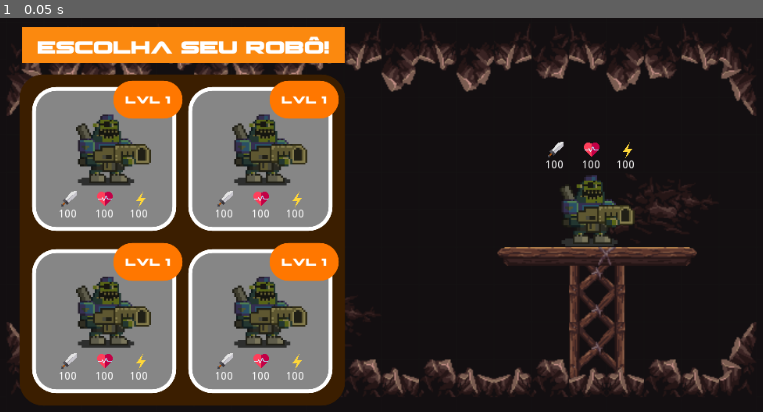
Above: before the commit, frame 1.
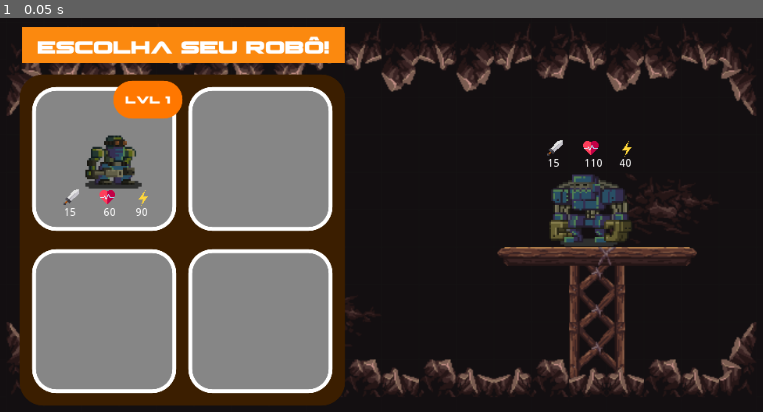
Above: after the commit, the same moment.

Repository: brunohlippert/MechaBots
Game: Godot game, scene res://Scenes/map/EnemyFoundScreen.tscn
Same seed, same stepped clock (60 frames per second), same inputs: the game is played once before the commit and once after it. This scene is started directly instead of the project's main scene.
Inputs:
- Up to frame 1 (0.05 s): no input

The runs differ from the first frame. In frame 1, 9.1% of the frame differs, in the area x 7-84%, y 15-92%.

Commit message:
feat: enemy found

Diff:
--- a/Scenes/characters/Robot.tscn
+++ b/Scenes/characters/Robot.tscn
@@ -1,12 +1,16 @@
-[gd_scene load_steps=6 format=2]
+[gd_scene load_steps=10 format=2]
 
 [ext_resource path="res://Scenes/characters/RobotLogic.gd" type="Script" id=1]
 [ext_resource path="res://assets/robots/cannon.png" type="Texture" id=2]
+[ext_resource path="res://Scenes/structures/bag/Stats.tscn" type="PackedScene" id=3]
+[ext_resource path="res://assets/robots/fighter.png" type="Texture" id=4]
+[ext_resource path="res://assets/robots/garry.png" type="Texture" id=5]
+[ext_resource path="res://assets/robots/stronk.png" type="Texture" id=6]
 
 [sub_resource type="Animation" id=2]
 length = 0.001
 tracks/0/type = "value"
-tracks/0/path = NodePath("RobotSprite:position")
+tracks/0/path = NodePath("sprites/cannon:position")
 tracks/0/interp = 1
 tracks/0/loop_wrap = true
 tracks/0/imported = false
@@ -35,7 +39,7 @@
 } ]
 }
 tracks/1/type = "value"
-tracks/1/path = NodePath("RobotSprite:position")
+tracks/1/path = NodePath("sprites/cannon:position")
 tracks/1/interp = 1
 tracks/1/loop_wrap = true
 tracks/1/imported = false
@@ -53,28 +57,50 @@
 [node name="Robot" type="KinematicBody2D"]
 script = ExtResource( 1 )
 
-[node name="Life" type="Label" parent="."]
-margin_left = -22.0
-margin_top = -66.0
-margin_right = 5.0
-margin_bottom = -52.0
-
 [node name="AnimationPlayer" type="AnimationPlayer" parent="."]
 anims/RESET = SubResource( 2 )
 anims/damage = SubResource( 3 )
 
 [node name="TurnArrow" type="Polygon2D" parent="."]
 visible = false
-position = Vector2( 0, -42 )
+position = Vector2( -8, -64 )
 color = Color( 0.156863, 1, 0.0117647, 1 )
 polygon = PoolVector2Array( -18, -69, -1, -39, 17, -69 )
-
-[node name="RobotSprite" type="Sprite" parent="."]
-modulate = Color( 0.556863, 0.556863, 0.556863, 1 )
-scale = Vector2( 0.598684, 0.598684 )
-texture = ExtResource( 2 )
 
 [node name="CollisionShape2D" type="CollisionShape2D" parent="."]
 visible = false
 position = Vector2( 1, 1 )
 shape = SubResource( 4 )
+
+[node name="Stats" parent="." instance=ExtResource( 3 )]
+visible = false
+position = Vector2( -8, -80 )
+
+[node name="sprites" type="Node2D" parent="."]
+
+[node name="fighter" type="Sprite" parent="sprites"]
+visible = false
+modulate = Color( 0.556863, 0.556863, 0.556863, 1 )
+position = Vector2( -1.90735e-06, -1.90735e-06 )
+scale = Vector2( 0.657895, 0.657895 )
+texture = ExtResource( 4 )
+
+[node name="cannon" type="Sprite" parent="sprites"]
+visible = false
+modulate = Color( 0.556863, 0.556863, 0.556863, 1 )
+scale = Vector2( 0.598684, 0.598684 )
+texture = ExtResource( 2 )
+
+[node name="garry" type="Sprite" parent="sprites"]
+visible = false
+modulate = Color( 0.556863, 0.556863, 0.556863, 1 )
+position = Vector2( 0, 16 )
+scale = Vector2( 0.607143, 0.607143 )
+texture = ExtResource( 5 )
+
+[node name="stronk" type="Sprite" parent="sprites"]
+visible = false
+modulate = Color( 0.556863, 0.556863, 0.556863, 1 )
+position = Vector2( -8, -3.8147e-06 )
+scale = Vector2( 0.605263, 0.605263 )
+texture = ExtResource( 6 )
--- a/Scenes/characters/RobotLogic.gd
+++ b/Scenes/characters/RobotLogic.gd
@@ -1,34 +1,36 @@
 extends KinematicBody2D
 
-var life
-var damage
-var currentLvl
-
-var levels := {
-	1: {
-		"life": 100,
-		"damage": 25
-	},
-	2: {
-		"life": 150,
-		"damage": 30
-	}
-}
+var currentLvl: int
+var isEnemy: bool
+var life: int
 
 var isGettingDamage := false
 var isMyTurn := false
 
 onready var animationPlayer := $AnimationPlayer
 onready var turnArrow := $TurnArrow
-onready var robotSprite = get_node("RobotSprite")
+onready var stats := $Stats
+
+var robotSprite
 
 func _ready() -> void:
 	turnArrow.visible = false
 
-func init(lvl: int):
-	damage = levels[lvl].damage
-	life = levels[lvl].life
-	$Life.text = str(life)
+func init(robot: String, lvl: int, statsVisible=false, _isEnemy=false):
+	var robotConfig = Robots.robots[robot]["lvls"][lvl]
+
+	isEnemy = _isEnemy
+	currentLvl = lvl
+	life = robotConfig["life"]
+
+	$Stats.setInitialStats(robotConfig)
+	robotSprite = get_node("sprites/"+robot)
+
+	if isEnemy:
+		robotSprite.set_flip_h(true)
+
+	robotSprite.visible = true
+	$Stats.visible = statsVisible
 
 func setMyTurn(value: bool):
 	isMyTurn = value
@@ -38,7 +40,6 @@
 	isGettingDamage = true;
 	animationPlayer.play("damage")
 	life -= dam
-	$Life.text = str(life)
 
 func finishGettingDamage():
 	isGettingDamage = false
--- a/Scenes/map/Batalha.gd
+++ b/Scenes/map/Batalha.gd
@@ -1,8 +1,8 @@
 extends Node2D
 
 func _ready() -> void:
-	$Robot.init($"/root/State".robotLevel)
-	$Enemy.init($"/root/State".robotLevel)
+	$Robot.init(State.robotLevel)
+	$Enemy.init(State.robotLevel)
 	$Robot.setMyTurn(true)
 
 func _on_Attack_pressed() -> void:
--- a/Scenes/map/Batalha.tscn
+++ b/Scenes/map/Batalha.tscn
@@ -1,11 +1,182 @@
-[gd_scene load_steps=7 format=2]
-
-[ext_resource path="res://Scenes/characters/Robot.tscn" type="PackedScene" id=1]
+[gd_scene load_steps=9 format=2]
+
+[ext_resource path="res://assets/sprites/battleSprites/background3.png" type="Texture" id=1]
 [ext_resource path="res://Scenes/map/Batalha.gd" type="Script" id=2]
-[ext_resource path="res://tiles/Battle.tscn" type="PackedScene" id=4]
-[ext_resource path="res://assets/sprites/battleSprites/background1.png" type="Texture" id=5]
-[ext_resource path="res://assets/sprites/battleSprites/background3.png" type="Texture" id=6]
-[ext_resource path="res://assets/sprites/battleSprites/background2.png" type="Texture" id=7]
+[ext_resource path="res://Scenes/characters/Robot.tscn" type="PackedScene" id=3]
+[ext_resource path="res://assets/sprites/battleSprites/mainlev_build.png" type="Texture" id=4]
+[ext_resource path="res://assets/sprites/battleSprites/background2.png" type="Texture" id=5]
+[ext_resource path="res://assets/sprites/battleSprites/background1.png" type="Texture" id=6]
+[ext_resource path="res://tiles/Battle.tscn" type="PackedScene" id=7]
+
+[sub_resource type="TileSet" id=1]
+1/name = "mainlev_build.png 1"
+1/texture = ExtResource( 4 )
+1/tex_offset = Vector2( 0, 0 )
+1/modulate = Color( 1, 1, 1, 1 )
+1/region = Rect2( 224, 368, 32, 32 )
+1/tile_mode = 0
+1/occluder_offset = Vector2( 0, 0 )
+1/navigation_offset = Vector2( 0, 0 )
+1/shape_offset = Vector2( 0, 0 )
+1/shape_transform = Transform2D( 1, 0, 0, 1, 0, 0 )
+1/shape_one_way = false
+1/shape_one_way_margin = 0.0
+1/shapes = [  ]
+1/z_index = 0
+4/name = "mainlev_build.png 4"
+4/texture = ExtResource( 4 )
+4/tex_offset = Vector2( 0, 0 )
+4/modulate = Color( 1, 1, 1, 1 )
+4/region = Rect2( 336, 368, 32, 32 )
+4/tile_mode = 0
+4/occluder_offset = Vector2( 0, 0 )
+4/navigation_offset = Vector2( 0, 0 )
+4/shape_offset = Vector2( 0, 0 )
+4/shape_transform = Transform2D( 1, 0, 0, 1, 0, 0 )
+4/shape_one_way = false
+4/shape_one_way_margin = 0.0
+4/shapes = [  ]
+4/z_index = 0
+5/name = "mainlev_build.png 5"
+5/texture = ExtResource( 4 )
+5/tex_offset = Vector2( 0, 0 )
+5/modulate = Color( 1, 1, 1, 1 )
+5/region = Rect2( 384, 368, 32, 32 )
+5/tile_mode = 0
+5/occluder_offset = Vector2( 0, 0 )
+5/navigation_offset = Vector2( 0, 0 )
+5/shape_offset = Vector2( 0, 0 )
+5/shape_transform = Transform2D( 1, 0, 0, 1, 0, 0 )
+5/shape_one_way = false
+5/shape_one_way_margin = 0.0
+5/shapes = [  ]
+5/z_index = 0
+6/name = "mainlev_build.png 6"
+6/texture = ExtResource( 4 )
+6/tex_offset = Vector2( 0, 0 )
+6/modulate = Color( 1, 1, 1, 1 )
+6/region = Rect2( 432, 368, 32, 32 )
+6/tile_mode = 0
+6/occluder_offset = Vector2( 0, 0 )
+6/navigation_offset = Vector2( 0, 0 )
+6/shape_offset = Vector2( 0, 0 )
+6/shape_transform = Transform2D( 1, 0, 0, 1, 0, 0 )
+6/shape_one_way = false
+6/shape_one_way_margin = 0.0
+6/shapes = [  ]
+6/z_index = 0
+7/name = "mainlev_build.png 7"
+7/texture = ExtResource( 4 )
+7/tex_offset = Vector2( 0, 0 )
+7/modulate = Color( 1, 1, 1, 1 )
+7/region = Rect2( 192, 368, 16, 32 )
+7/tile_mode = 0
+7/occluder_offset = Vector2( 0, 0 )
+7/navigation_offset = Vector2( 0, 0 )
+7/shape_offset = Vector2( 0, 0 )
+7/shape_transform = Transform2D( 1, 0, 0, 1, 0, 0 )
+7/shape_one_way = false
+7/shape_one_way_margin = 0.0
+7/shapes = [  ]
+7/z_index = 0
+8/name = "mainlev_build.png 8"
+8/texture = ExtResource( 4 )
+8/tex_offset = Vector2( 0, 0 )
+8/modulate = Color( 1, 1, 1, 1 )
+8/region = Rect2( 240, 496, 32, 32 )
+8/tile_mode = 0
+8/occluder_offset = Vector2( 0, 0 )
+8/navigation_offset = Vector2( 0, 0 )
+8/shape_offset = Vector2( 0, 0 )
+8/shape_transform = Transform2D( 1, 0, 0, 1, 0, 0 )
+8/shape_one_way = false
+8/shape_one_way_margin = 0.0
+8/shapes = [  ]
+8/z_index = 0
+9/name = "mainlev_build.png 9"
+9/texture = ExtResource( 4 )
+9/tex_offset = Vector2( 0, 0 )
+9/modulate = Color( 1, 1, 1, 1 )
+9/region = Rect2( 416, 496, 32, 32 )
+9/tile_mode = 0
+9/occluder_offset = Vector2( 0, 0 )
+9/navigation_offset = Vector2( 0, 0 )
+9/shape_offset = Vector2( 0, 0 )
+9/shape_transform = Transform2D( 1, 0, 0, 1, 0, 0 )
+9/shape_one_way = false
+9/shape_one_way_margin = 0.0
+9/shapes = [  ]
+9/z_index = 0
+10/name = "mainlev_build.png 10"
+10/texture = ExtResource( 4 )
+10/tex_offset = Vector2( 0, 0 )
+10/modulate = Color( 1, 1, 1, 1 )
+10/region = Rect2( 384, 496, 16, 32 )
+10/tile_mode = 0
+10/occluder_offset = Vector2( 0, 0 )
+10/navigation_offset = Vector2( 0, 0 )
+10/shape_offset = Vector2( 0, 0 )
+10/shape_transform = Transform2D( 1, 0, 0, 1, 0, 0 )
+10/shape_one_way = false
+10/shape_one_way_margin = 0.0
+10/shapes = [  ]
+10/z_index = 0
+11/name = "mainlev_build.png 11"
+11/texture = ExtResource( 4 )
+11/tex_offset = Vector2( 0, 0 )
+11/modulate = Color( 1, 1, 1, 1 )
+11/region = Rect2( 272, 32, 32, 32 )
+11/tile_mode = 0
+11/occluder_offset = Vector2( 0, 0 )
+11/navigation_offset = Vector2( 0, 0 )
+11/shape_offset = Vector2( 0, 0 )
+11/shape_transform = Transform2D( 1, 0, 0, 1, 0, 0 )
+11/shape_one_way = false
+11/shape_one_way_margin = 0.0
+11/shapes = [  ]
+11/z_index = 0
+12/name = "mainlev_build.png 12"
+12/texture = ExtResource( 4 )
+12/tex_offset = Vector2( 0, 0 )
+12/modulate = Color( 1, 1, 1, 1 )
+12/region = Rect2( 320, 16, 32, 32 )
+12/tile_mode = 0
+12/occluder_offset = Vector2( 0, 0 )
+12/navigation_offset = Vector2( 0, 0 )
+12/shape_offset = Vector2( 0, 0 )
+12/shape_transform = Transform2D( 1, 0, 0, 1, 0, 0 )
+12/shape_one_way = false
+12/shape_one_way_margin = 0.0
+12/shapes = [  ]
+12/z_index = 0
+13/name = "mainlev_build.png 13"
+13/texture = ExtResource( 4 )
+13/tex_offset = Vector2( 0, 0 )
+13/modulate = Color( 1, 1, 1, 1 )
+13/region = Rect2( 32, 32, 32, 32 )
+13/tile_mode = 0
+13/occluder_offset = Vector2( 0, 0 )
+13/navigation_offset = Vector2( 0, 0 )
+13/shape_offset = Vector2( 0, 0 )
+13/shape_transform = Transform2D( 1, 0, 0, 1, 0, 0 )
+13/shape_one_way = false
+13/shape_one_way_margin = 0.0
+13/shapes = [  ]
+13/z_index = 0
+14/name = "mainlev_build.png 14"
+14/texture = ExtResource( 4 )
+14/tex_offset = Vector2( 0, 0 )
+14/modulate = Color( 1, 1, 1, 1 )
+14/region = Rect2( 480, 368, 16, 32 )
+14/tile_mode = 0
+14/occluder_offset = Vector2( 0, 0 )
+14/navigation_offset = Vector2( 0, 0 )
+14/shape_offset = Vector2( 0, 0 )
+14/shape_transform = Transform2D( 1, 0, 0, 1, 0, 0 )
+14/shape_one_way = false
+14/shape_one_way_margin = 0.0
+14/shapes = [  ]
+14/z_index = 0
 
 [node name="Batalha" type="Node2D"]
 script = ExtResource( 2 )
@@ -19,35 +190,34 @@
 [node name="Background1" type="Sprite" parent="Background"]
 position = Vector2( 513, 244 )
 scale = Vector2( 1.07083, 1.0125 )
-texture = ExtResource( 5 )
+texture = ExtResource( 6 )
 
 [node name="Background2" type="Sprite" parent="Background"]
 position = Vector2( 513.5, 234 )
 scale = Vector2( 1.06354, 0.970833 )
-texture = ExtResource( 7 )
+texture = ExtResource( 5 )
 
 [node name="Background3" type="Sprite" parent="Background"]
 position = Vector2( 513.5, 235.5 )
 scale = Vector2( 1.06562, 0.985417 )
-texture = ExtResource( 6 )
-
-[node name="ChaoBatalha" parent="." instance=ExtResource( 4 )]
+texture = ExtResource( 1 )
+
+[node name="ChaoBatalha" parent="." instance=ExtResource( 7 )]
 scale = Vector2( 1.5, 1.5 )
+tile_set = SubResource( 1 )
 tile_data = PoolIntArray( 524288, 1, 0, 524289, 5, 0, 524290, 6, 0, 524291, 4, 0, 524292, 6, 0, 524293, 1, 0, 524294, 6 …(1528 unchanged characters)…
 
 [node name="Attack" type="Button" parent="."]
 anchor_top = -4.268
 anchor_bottom = -4.268
 margin_left = 41.0
-margin_top = 509.0
+margin_top = 3069.8
 margin_right = 224.0
-margin_bottom = 562.0
+margin_bottom = 3122.8
 text = "Atacar"
 
-[node name="Robot" parent="." instance=ExtResource( 1 )]
+[node name="Robot" parent="." instance=ExtResource( 3 )]
 position = Vector2( 218, 337 )
 
-[node name="Enemy" parent="." instance=ExtResource( 1 )]
+[node name="Enemy" parent="." instance=ExtResource( 3 )]
 position = Vector2( 849, 338 )
-
-[connection signal="pressed" from="Attack" to="." method="_on_Attack_pressed"]
--- /dev/null
+++ b/Scenes/map/EnemyFoundScreen.gd
@@ -0,0 +1,20 @@
+extends Node2D
+
+var rng = RandomNumberGenerator.new()
+
+var enemyLevel: int
+var enemyName: String
+
+func _ready():
+	rng.randomize()
+	pickRandomEnemy()
+
+func pickRandomEnemy():
+	if State.firstBattle:
+		enemyLevel = 1
+		enemyName = "stronk"
+	else:
+		enemyLevel = rng.randi_range(1, 3)
+		enemyName = Robots.robotsList[rng.randi_range(0, 3)]
+
+	$Enemy.init(enemyName, enemyLevel, true, true)
--- a/Scenes/map/EnemyFoundScreen.tscn
+++ b/Scenes/map/EnemyFoundScreen.tscn
@@ -2,7 +2,7 @@
 
 [ext_resource path="res://tiles/BrownCave.tscn" type="PackedScene" id=1]
 [ext_resource path="res://Scenes/characters/Robot.tscn" type="PackedScene" id=2]
-[ext_resource path="res://Scenes/structures/bag/Stats.tscn" type="PackedScene" id=3]
+[ext_resource path="res://Scenes/map/EnemyFoundScreen.gd" type="Script" id=3]
 [ext_resource path="res://Scenes/structures/bag/Bag.tscn" type="PackedScene" id=4]
 [ext_resource path="res://assets/PilotCommandExpanded-8MY4g.otf" type="DynamicFontData" id=5]
 
@@ -15,6 +15,7 @@
 font_data = ExtResource( 5 )
 
 [node name="EnemyFoundScreen" type="Node2D"]
+script = ExtResource( 3 )
 
 [node name="ColorRect" type="ColorRect" parent="."]
 margin_right = 1053.0
@@ -40,9 +41,6 @@
 [node name="Enemy" parent="." instance=ExtResource( 2 )]
 position = Vector2( 804, 289 )
 
-[node name="Stats" parent="." instance=ExtResource( 3 )]
-position = Vector2( 704, 68 )
-
 [node name="Bag" parent="." instance=ExtResource( 4 )]
 position = Vector2( 65, 115 )
 
--- a/Scenes/structures/Entulho.gd
+++ b/Scenes/structures/Entulho.gd
@@ -5,4 +5,4 @@
 	pass # Replace with function body.
 
 func _on_Entulho_body_entered(body: Node) -> void:
-	get_tree().change_scene("res://Scenes/map/Batalha.tscn")
+	get_tree().change_scene("res://Scenes/map/EnemyFoundScreen.tscn")
--- /dev/null
+++ b/Scenes/structures/bag/Bag.gd
@@ -0,0 +1,13 @@
+extends Node2D
+
+var nSlots = 4
+
+func _ready() -> void:
+	fillBagSlots()
+
+func fillBagSlots():
+	var bag = State.bag
+	for n in nSlots:
+		if n < len(State.bag):
+			var robot = bag[n]
+			get_node("Slot"+str(n)).addRobot(robot["name"], robot["lvl"])
--- a/Scenes/structures/bag/Bag.tscn
+++ b/Scenes/structures/bag/Bag.tscn
@@ -1,5 +1,6 @@
-[gd_scene load_steps=3 format=2]
+[gd_scene load_steps=4 format=2]
 
+[ext_resource path="res://Scenes/structures/bag/Bag.gd" type="Script" id=1]
 [ext_resource path="res://Scenes/structures/bag/Slot.tscn" type="PackedScene" id=2]
 
 [sub_resource type="StyleBoxFlat" id=1]
@@ -10,32 +11,33 @@
 corner_radius_bottom_left = 30
 
 [node name="Bag" type="Node2D"]
+script = ExtResource( 1 )
 
 [node name="Panel" type="Panel" parent="."]
 margin_right = 416.0
 margin_bottom = 424.0
 custom_styles/panel = SubResource( 1 )
 
-[node name="Slot1" parent="." instance=ExtResource( 2 )]
+[node name="Slot0" parent="." instance=ExtResource( 2 )]
 margin_left = 16.0
 margin_top = 16.0
 margin_right = 200.0
 margin_bottom = 200.0
 
-[node name="Slot2" parent="." instance=ExtResource( 2 )]
+[node name="Slot1" parent="." instance=ExtResource( 2 )]
 margin_left = 216.0
 margin_top = 16.0
 margin_right = 400.0
 margin_bottom = 200.0
+
+[node name="Slot2" parent="." instance=ExtResource( 2 )]
+margin_left = 16.0
+margin_top = 224.0
+margin_right = 200.0
+margin_bottom = 408.0
 
 [node name="Slot3" parent="." instance=ExtResource( 2 )]
 margin_left = 216.0
 margin_top = 224.0
 margin_right = 400.0
 margin_bottom = 408.0
-
-[node name="Slot4" parent="." instance=ExtResource( 2 )]
-margin_left = 16.0
-margin_top = 224.0
-margin_right = 200.0
-margin_bottom = 408.0
--- /dev/null
+++ b/Scenes/structures/bag/Slot.gd
@@ -0,0 +1,20 @@
+extends Panel
+
+onready var robot := $Robot
+
+func _ready():
+	robot.visible = false
+	$lvl.visible = false
+	$Stats.visible = false
+
+func addRobot(robotName: String, lvl: int):
+	robot.init(robotName, lvl)
+
+	var robotConfig = Robots.robots[robotName]["lvls"][lvl]
+	$Stats.setInitialStats(robotConfig)
+
+	$lvl/Label.text = "lvl "+str(lvl)
+
+	robot.visible = true
+	$lvl.visible = true
+	$Stats.visible = true
--- a/Scenes/structures/bag/Slot.tscn
+++ b/Scenes/structures/bag/Slot.tscn
@@ -1,8 +1,9 @@
-[gd_scene load_steps=7 format=2]
+[gd_scene load_steps=8 format=2]
 
 [ext_resource path="res://assets/PilotCommandExpanded-8MY4g.otf" type="DynamicFontData" id=1]
 [ext_resource path="res://Scenes/characters/Robot.tscn" type="PackedScene" id=2]
 [ext_resource path="res://Scenes/structures/bag/Stats.tscn" type="PackedScene" id=3]
+[ext_resource path="res://Scenes/structures/bag/Slot.gd" type="Script" id=4]
 
 [sub_resource type="StyleBoxFlat" id=2]
 bg_color = Color( 0.529412, 0.529412, 0.529412, 1 )
@@ -29,13 +30,14 @@
 use_filter = true
 font_data = ExtResource( 1 )
 
-[node name="Slot1" type="Panel"]
+[node name="Slot" type="Panel"]
 margin_left = 1.0
 margin_top = -1.0
 margin_right = 185.0
 margin_bottom = 183.0
 rect_pivot_offset = Vector2( 112, 136 )
 custom_styles/panel = SubResource( 2 )
+script = ExtResource( 4 )
 
 [node name="Robot" parent="." instance=ExtResource( 2 )]
 position = Vector2( 104, 80 )
@@ -58,3 +60,4 @@
 valign = 1
 
 [node name="Stats" parent="." instance=ExtResource( 3 )]
+position = Vector2( 96, 141 )
--- /dev/null
+++ b/Scenes/structures/bag/Stats.gd
@@ -0,0 +1,9 @@
+extends Node2D
+
+func setInitialStats(stats: Dictionary):
+	$damage.text = str(stats["damage"])
+	$life.text = str(stats["life"])
+	$special.text = str(stats["special"])
+
+func updateLife(life: int):
+	$life.text = str(life)
--- a/Scenes/structures/bag/Stats.tscn
+++ b/Scenes/structures/bag/Stats.tscn
@@ -1,43 +1,48 @@
-[gd_scene load_steps=4 format=2]
+[gd_scene load_steps=5 format=2]
 
 [ext_resource path="res://assets/icons/cardiogram.png" type="Texture" id=1]
 [ext_resource path="res://assets/icons/light.png" type="Texture" id=2]
 [ext_resource path="res://assets/icons/sword.png" type="Texture" id=3]
+[ext_resource path="res://Scenes/structures/bag/Stats.gd" type="Script" id=4]
 
 [node name="Stats" type="Node2D"]
+script = ExtResource( 4 )
 
 [node name="Sword" type="Sprite" parent="."]
-position = Vector2( 47, 143 )
+position = Vector2( -46, 0 )
 scale = Vector2( 0.0400391, 0.0390625 )
 texture = ExtResource( 3 )
 
 [node name="damage" type="Label" parent="."]
-margin_left = 33.0
-margin_top = 156.0
-margin_right = 57.0
-margin_bottom = 170.0
+margin_left = -60.0
+margin_top = 13.0
+margin_right = -36.0
+margin_bottom = 27.0
 text = "100"
+align = 1
 
 [node name="Cardiogram" type="Sprite" parent="."]
-position = Vector2( 93, 143 )
+position = Vector2( 7.62939e-06, 3.05176e-05 )
 scale = Vector2( 0.0390625, 0.0390625 )
 texture = ExtResource( 1 )
 
 [node name="life" type="Label" parent="."]
-margin_left = 80.0
-margin_top = 156.0
-margin_right = 112.0
-margin_bottom = 170.0
+margin_left = -13.0
+margin_top = 13.0
+margin_right = 19.0
+margin_bottom = 27.0
 text = "100"
+align = 1
 
 [node name="Light" type="Sprite" parent="."]
-position = Vector2( 139, 144 )
+position = Vector2( 46, 1.00002 )
 scale = Vector2( 0.0412598, 0.0412598 )
 texture = ExtResource( 2 )
 
 [node name="special" type="Label" parent="."]
-margin_left = 124.0
-margin_top = 156.0
-margin_right = 151.0
-margin_bottom = 170.0
+margin_left = 31.0
+margin_top = 13.0
+margin_right = 58.0
+margin_bottom = 27.0
 text = "100"
+align = 1
--- a/config/robots.gd
+++ b/config/robots.gd
@@ -7,19 +7,19 @@
 		"sprite": "res://assets/robots/cannon.png",
 		"lvls": {
 			1: {
-				"damage": "25",
-				"special": "60",
-				"life": "70"
+				"damage": 25,
+				"special": 60,
+				"life": 70
 			},
 			2: {
-				"damage": "35",
-				"special": "80",
-				"life": "90"
+				"damage": 35,
+				"special": 80,
+				"life": 90
 			},
 			3: {
-				"damage": "50",
-				"special": "100",
-				"life": "110"
+				"damage": 50,
+				"special": 100,
+				"life": 110
 			}
 		}
 	},
@@ -27,19 +27,19 @@
 		"sprite": "res://assets/robots/fighter.png",
 		"lvls": {
 			1: {
-				"damage": "20",
-				"special": "50",
-				"life": "90"
+				"damage": 20,
+				"special": 50,
+				"life": 90
 			},
 			2: {
-				"damage": "30",
-				"special": "60",
-				"life": "115"
+				"damage": 30,
+				"special": 60,
+				"life": 115
 			},
 			3: {
-				"damage": "45",
-				"special": "80",
-				"life": "140"
+				"damage": 45,
+				"special": 80,
+				"life": 140
 			}
 		}
 	},
@@ -47,19 +47,19 @@
 		"sprite": "res://assets/robots/garry.png",
 		"lvls": {
 			1: {
-				"damage": "15",
-				"special": "90",
-				"life": "60"
+				"damage": 15,
+				"special": 90,
+				"life": 60
 			},
 			2: {
-				"damage": "25",
-				"special": "115",
-				"life": "80"
+				"damage": 25,
+				"special": 115,
+				"life": 80
 			},
 			3: {
-				"damage": "40",
-				"special": "130",
-				"life": "100"
+				"damage": 40,
+				"special": 130,
+				"life": 100
 			}
 		}
 	},
@@ -67,19 +67,19 @@
 		"sprite": "res://assets/robots/stronk.png",
 		"lvls": {
 			1: {
-				"damage": "15",
-				"special": "40",
-				"life": "110"
+				"damage": 15,
+				"special": 40,
+				"life": 110
 			},
 			2: {
-				"damage": "25",
-				"special": "70",
-				"life": "140"
+				"damage": 25,
+				"special": 70,
+				"life": 140
 			},
 			3: {
-				"damage": "40",
-				"special": "90",
-				"life": "190"
+				"damage": 40,
+				"special": 90,
+				"life": 190
 			}
 		}
 	}
--- a/project.godot
+++ b/project.godot
@@ -17,6 +17,7 @@
 [autoload]
 
 State="*res://state/state.gd"
+Robots="*res://config/robots.gd"
 
 [display]
 
--- a/state/state.gd
+++ b/state/state.gd
@@ -1,11 +1,12 @@
 extends Node
 
+var firstBattle = true
 # Index do robo na bag
 var robotForBattle = 0
 
 var bag = [
 	{
-		"robot": "garry",
+		"name": "garry",
 		"lvl": 1
 	}
 ]
